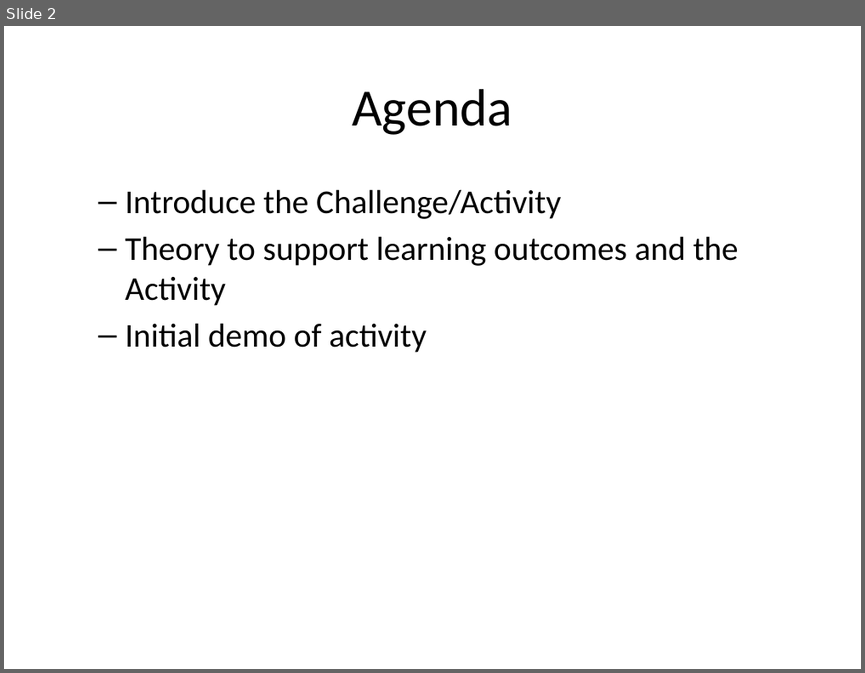
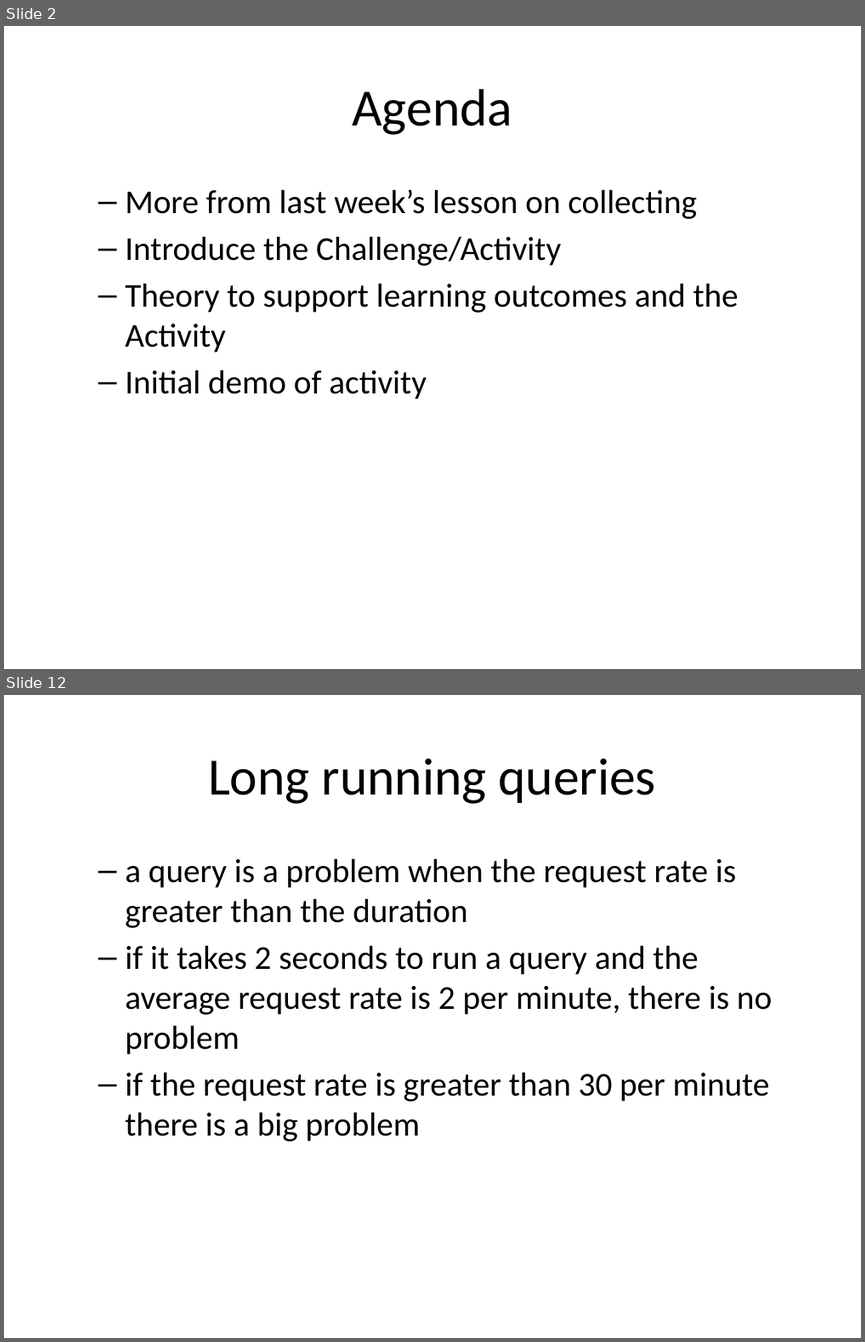
Before and after one commit to rhildred/INFO8985, a slide deck: database_analysis/slides.pptx. Shown one above the other, each under a label of ours: slide 2 before the commit, slides 2 and 12 after it; the slides between them are not shown. The pictures are 865x673 and 865x1342 pixels, drawn with LibreOffice and Linux fonts; fonts in the diff are those of the drawing. Boxes give left, top, right and bottom in pixels: in the first picture for what was removed or moved away, otherwise in the second. Text is boxed around its words. In the diff, an @@ line names an element or a change of style, - is before the commit and + after.

```diff
--- a/database_analysis/slides.pptx
+++ b/database_analysis/slides.pptx
@@ slide 12 added at (4,695,861,1338), background #FFFFFF @@
@@ title added at (208,758,656,804), 44 pt, text #000000 @@
+Long running queries
@@ text added at (125,858,772,1141), 28 pt, text #000000 @@
+  – a query is a problem when the request rate is greater than the duration
+  – if it takes 2 seconds to run a query and the average request rate is 2 per minute, there is no problem
+  – if the request rate is greater than 30 per minute there is a big problem
@@ slide 2 changed as well @@
@@ text at (125,189,697,219): paragraph added @@
+  – More from last week’s lesson on collecting
```
Also in this commit, not shown: 1 other slide changed, 16 other slides added, 15 other files.
